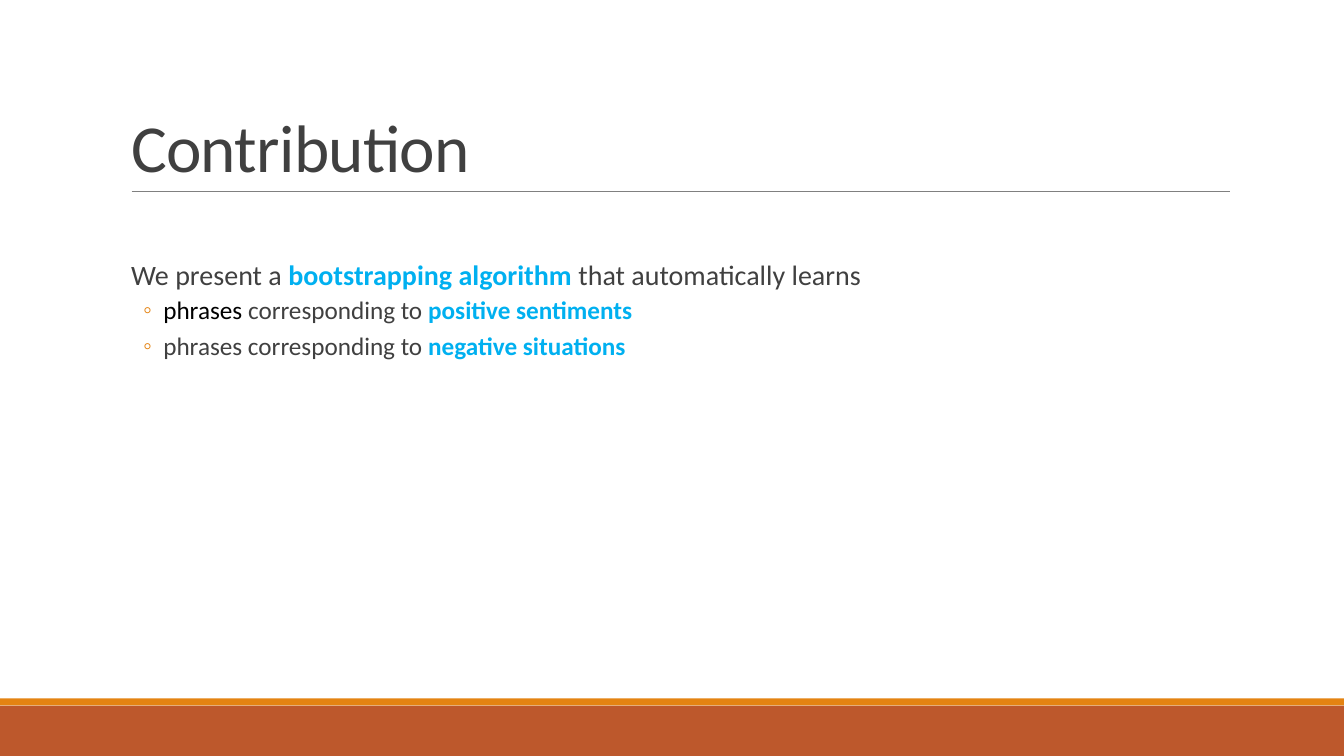
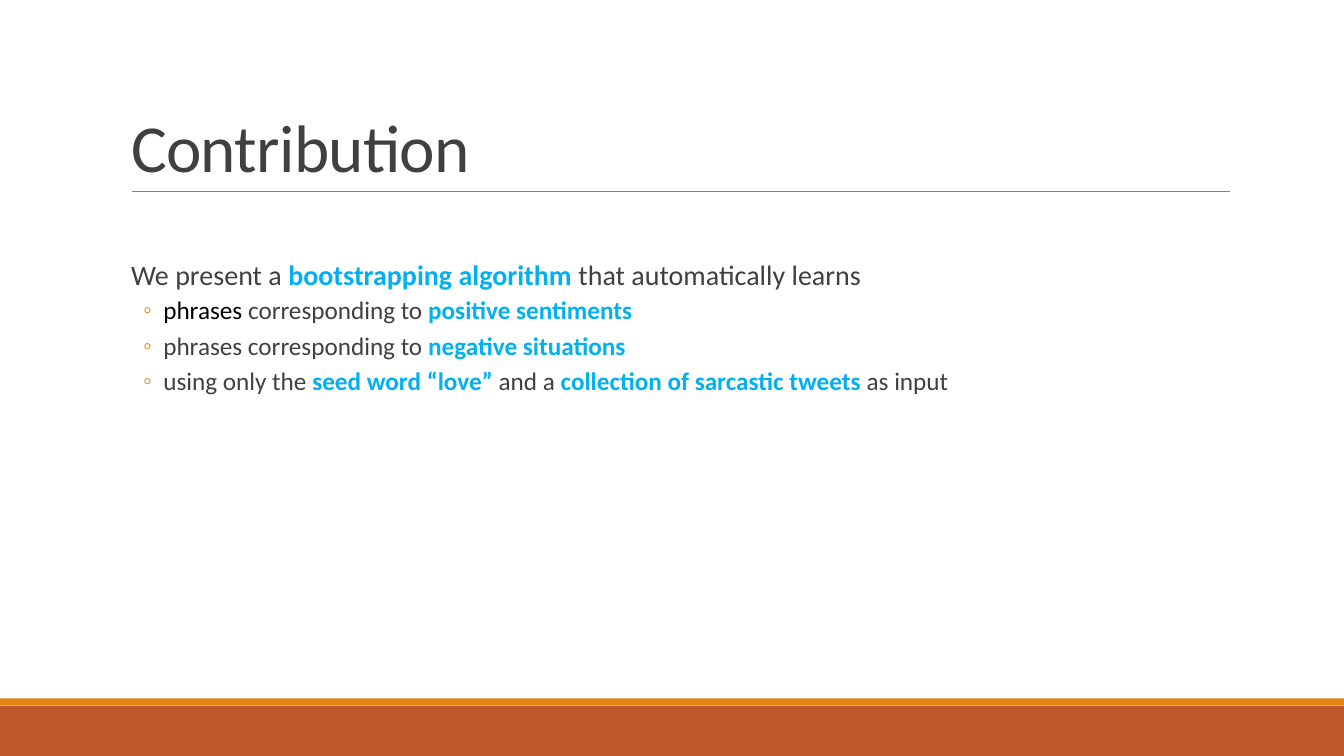
Before and after one commit to liangxh/grad, a slide deck: slide 4 of [文献调研] Sarcasm as Contrast between a Positive Sentiment and Negative Situation.pptx. Drawn at 1344x756 pixels with LibreOffice and Linux fonts; fonts in the diff are those of the drawing. Boxes give left, top, right and bottom in pixels: in the first picture for what was removed or moved away, otherwise in the second. Text is boxed around its words. In the diff, an @@ line names an element or a change of style, - is before the commit and + after.

```diff
--- a/[文献调研] Sarcasm as Contrast between a Positive Sentiment and Negative Situation.pptx
+++ b/[文献调研] Sarcasm as Contrast between a Positive Sentiment and Negative Situation.pptx
@@ text at bbox=[163, 371, 948, 395]: paragraph added @@
+  ◦ using only the seed word “love” and a collection of sarcastic tweets as input
```
Also in this commit, not shown: 7 other slides changed, 15 slides added, 3 slides removed.
